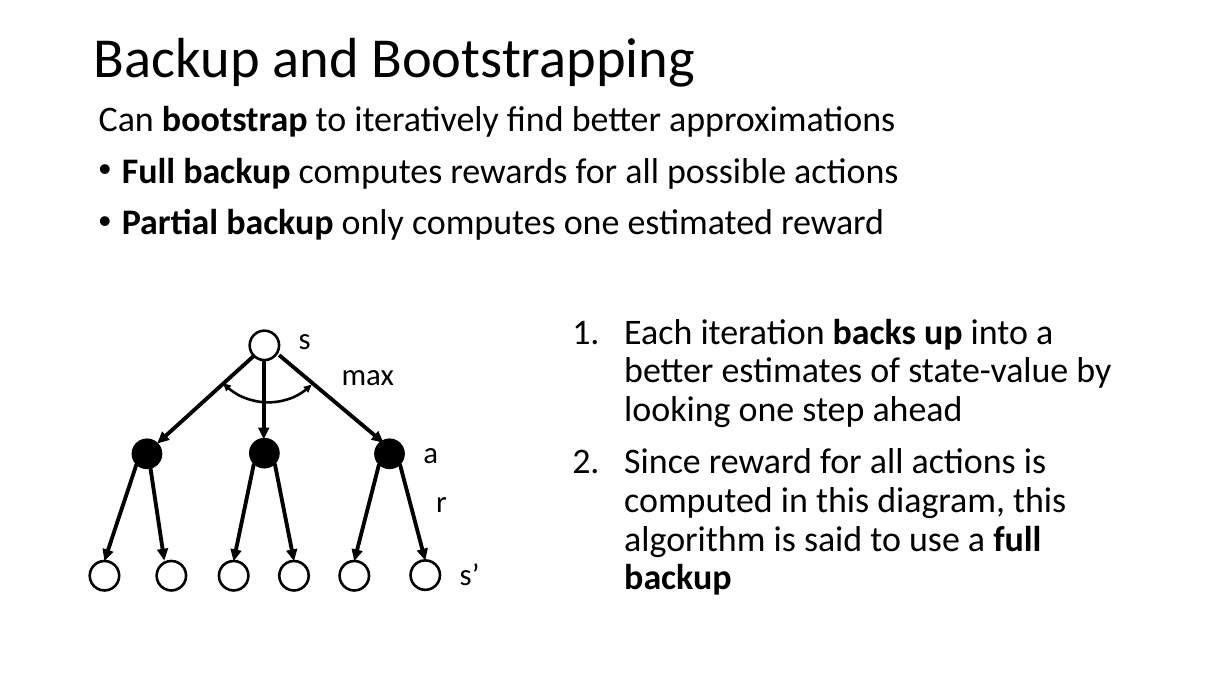
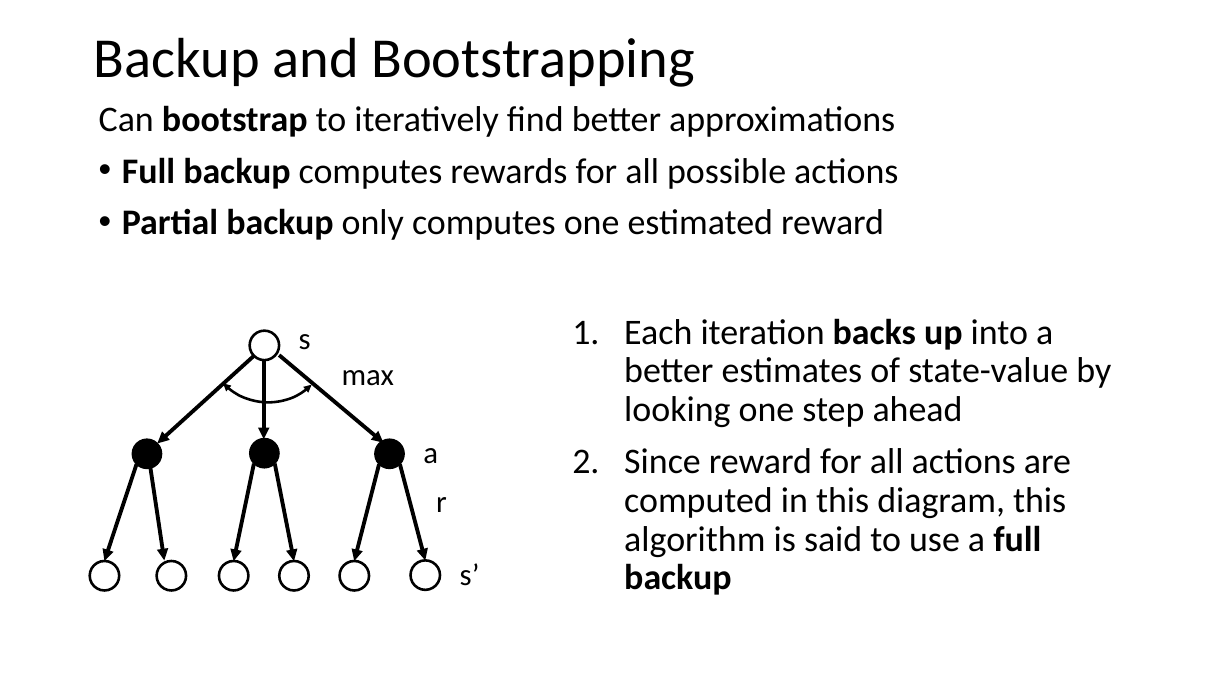
Before and after one commit to StephenElston/MachineLearning530, a slide deck: slide 9 of Lesson8/8_MC_RL.pptx. Drawn at 1232x693 pixels with LibreOffice and Linux fonts; fonts in the diff are those of the drawing. Boxes give left, top, right and bottom in pixels: in the first picture for what was removed or moved away, otherwise in the second. Text is boxed around its words. In the diff, an @@ line names an element or a change of style, - is before the commit and + after.

```diff
--- a/Lesson8/8_MC_RL.pptx
+++ b/Lesson8/8_MC_RL.pptx
@@ text at bbox=[624, 448, 1071, 595]: text changed @@
-2. Since reward for all actions is computed in this diagram, this algorithm is said to use a full backup
+2. Since reward for all actions are computed in this diagram, this algorithm is said to use a full backup
```
Also in this commit, not shown: 3 other slides changed, 4 slides added, 2 slides removed, 2 other files.
